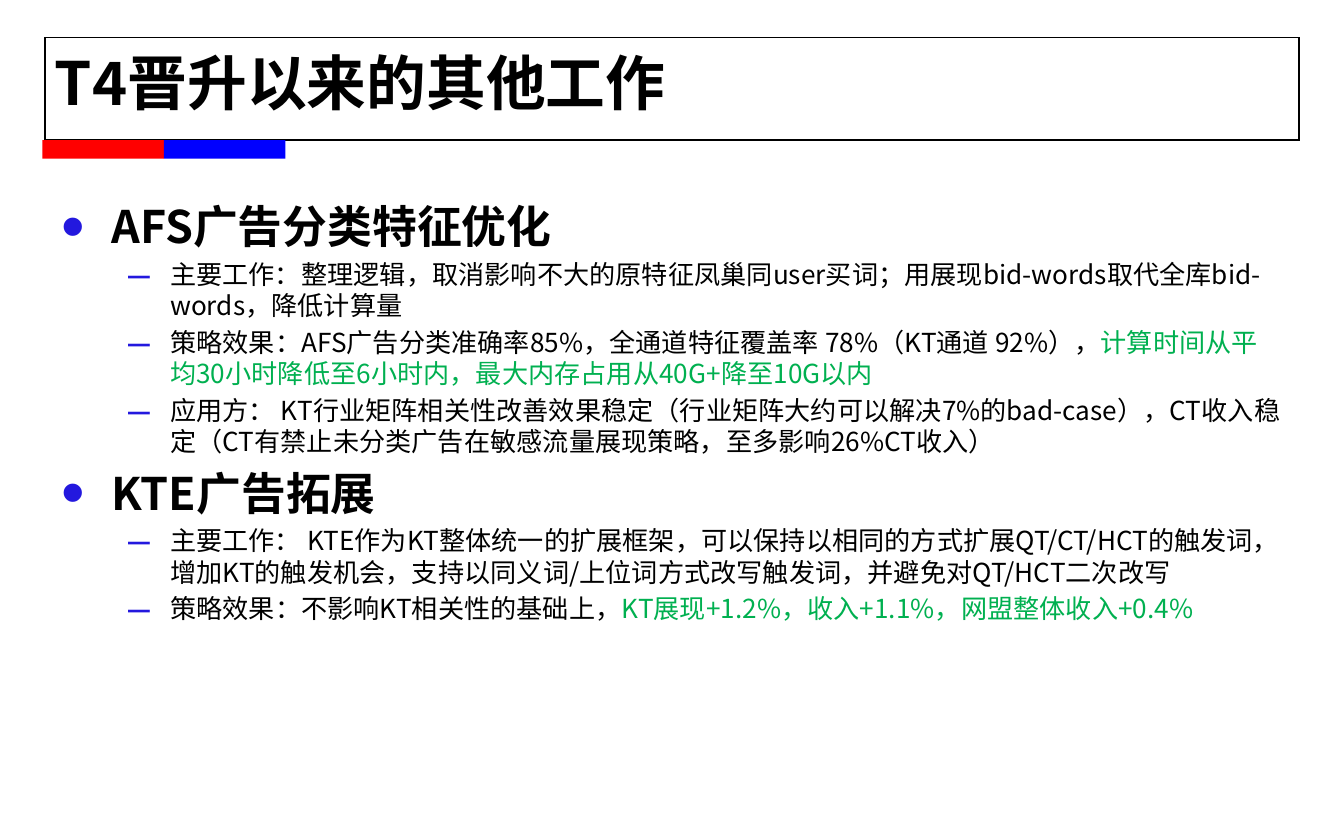
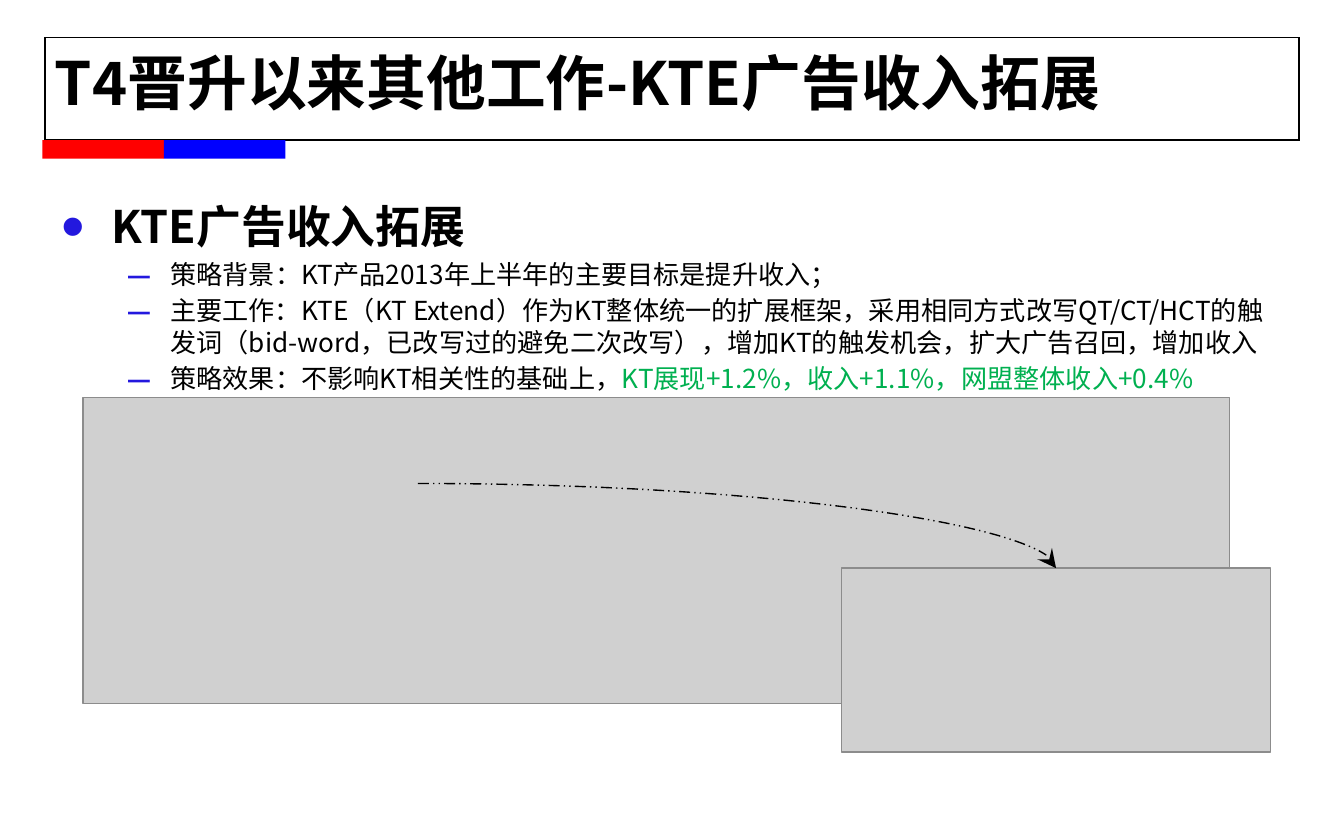
Before and after one commit to alexxyjiang/baidu-tech-report, a slide deck: slide 12 of For T5/蒋学渊_2015年春工作述职.pptx (slide 10 before the commit). Drawn at 1344x840 pixels with LibreOffice and Linux fonts; fonts in the diff are those of the drawing; grey boxes stand for pictures; background and template pictures are left out. Boxes give left, top, right and bottom in pixels: in the first picture for what was removed or moved away, otherwise in the second. Text is boxed around its words. In the diff, an @@ line names an element or a change of style, - is before the commit and + after.

```diff
--- a/For T5/蒋学渊_2015年春工作述职.pptx
+++ b/For T5/蒋学渊_2015年春工作述职.pptx
@@ text at [55,54,1100,111]: text changed @@
-T4晋升以来的其他工作
+T4晋升以来其他工作-KTE广告收入拓展
@@ text at [111,204,1263,355]: text changed @@
-• AFS广告分类特征优化
-  – 主要工作：整理逻辑，取消影响不大的原特征凤巢同user买词；用展现bid-words取代全库bid-words，降低计算量
-  – 策略效果：AFS广告分类准确率85%，全通道特征覆盖率 78%（KT通道 92%），计算时间从平均30小时降低至6小时内，最大内存占用从40G+降至10G以内
-  – 应用方： KT行业矩阵相关性改善效果稳定（行业矩阵大约可以解决7%的bad-case），CT收入稳定（CT有禁止未分类广告在敏感流量展现策略，至多影响26%CT收入）
-  • KTE广告拓展
-  – 主要工作： KTE作为KT整体统一的扩展框架，可以保持以相同的方式扩展QT/CT/HCT的触发词，增加KT的触发机会，支持以同义词/上位词方式改写触发词，并避免对QT/HCT二次改写
+  • KTE广告收入拓展
+  – 策略背景：KT产品2013年上半年的主要目标是提升收入；
+  – 主要工作：KTE（KT Extend）作为KT整体统一的扩展框架，采用相同方式改写QT/CT/HCT的触发词（bid-word，已改写过的避免二次改写），增加KT的触发机会，扩大广告召回，增加收入
@@ picture added at [83,398,1230,704] @@
@@ curved arrow added from (418, 484) to (1056, 569), #000000 0.75 pt dashed @@
@@ picture added at [841,569,1271,753] @@
```
Also in this commit, not shown: 8 other slides changed, 3 slides added.
